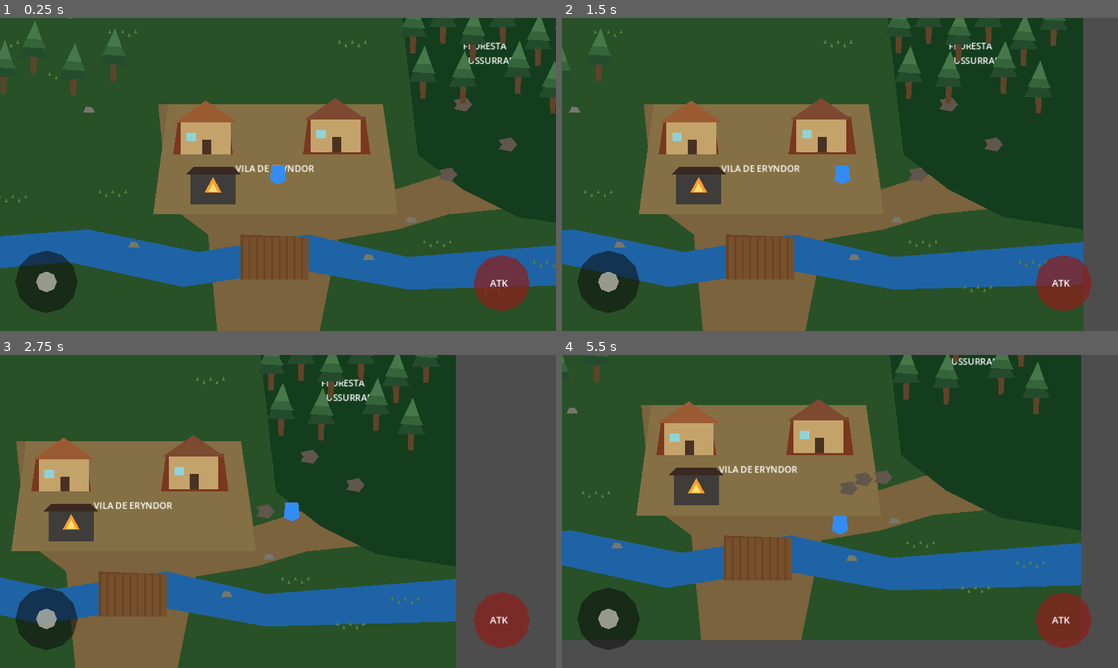
Above: before the commit, frames 1-4 (two rows, left to right).
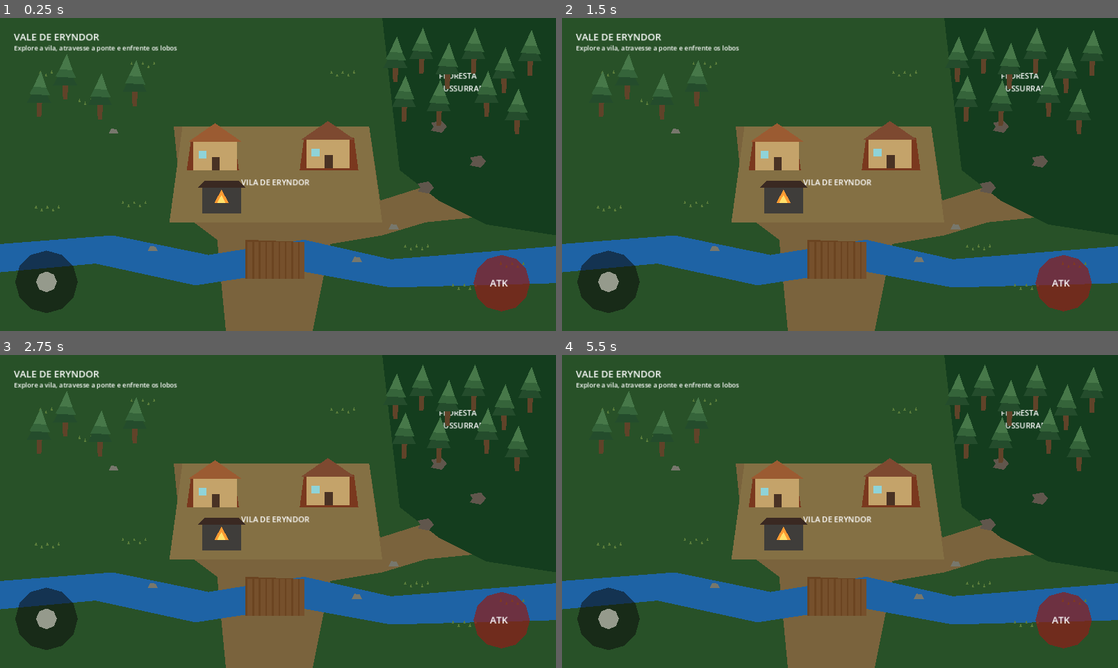
Above: after the commit, the same moments.

Repository: Surgaj/Aervalon
Game: Godot game, scene res://scenes/world/eryndor.tscn
Same seed, same stepped clock (60 frames per second), same inputs: the game is played once before the commit and once after it.
Inputs (mouse positions are in pixels of both pictures, inside the frame that each line leads up to):
- Up to frame 1 (0.25 s): no input
- Up to frame 2 (1.5 s): tap Enter at 0.5 s; move the mouse to (962, 158) at 0.52 s; hold D (move_right) 0.53-1.25 s; tap Space (attack) at 0.6 s; click (962, 158) at 0.67 s; drag from (728, 190) to (873, 174) at 1.27 s
- Up to frame 3 (2.75 s): move the mouse to (333, 442) at 2.02 s; hold D (move_right) from 2.03 s (still down); tap Space (attack) at 2.1 s
- Up to frame 4 (5.5 s): release D (move_right) at 2.75 s; drag from (812, 574) to (673, 464) at 2.77 s; move the mouse to (1006, 558) at 3.52 s; hold A (move_left) 3.53-4.25 s; tap Space (attack) at 3.6, 5.1 s; drag from (673, 464) to (806, 511) at 4.27 s; move the mouse to (867, 511) at 5.02 s; hold S (move_down) from 5.03 s (still down); click (867, 511) at 5.17 s

The runs differ from the first frame. In frame 1, 17% of the frame differs, in the area x 0-100%, y 0-100%; in frame 2, 36%; in frame 3, 54%; in frame 4, 56%.

Commit message:
art: replace player placeholder with adventurer

Diff:
--- a/scenes/actors/player.tscn
+++ b/scenes/actors/player.tscn
@@ -1,11 +1,9 @@
 [gd_scene load_steps=4 format=3]
 
 [ext_resource path="res://scripts/player.gd" type="Script" id="1"]
-
 [sub_resource type="CapsuleShape2D" id="Capsule"]
 radius = 12.0
 height = 30.0
-
 [sub_resource type="CircleShape2D" id="Attack"]
 radius = 34.0
 
@@ -13,22 +11,32 @@
 collision_layer = 2
 collision_mask = 1
 script = ExtResource("1")
-
+[node name="Shadow" type="Polygon2D" parent="."]
+polygon = PackedVector2Array(-16,13,16,13,11,19,-11,19)
+color = Color(0,0,0,0.28)
 [node name="Body" type="Polygon2D" parent="."]
-polygon = PackedVector2Array(-13,-18, 13,-18, 16,12, 0,20, -16,12)
-color = Color(0.2,0.55,0.95,1)
-
+polygon = PackedVector2Array(-10,-9,10,-9,13,14,0,19,-13,14)
+color = Color("#315b91")
+[node name="Cloak" type="Polygon2D" parent="."]
+polygon = PackedVector2Array(-13,-3,13,-3,17,15,0,21,-17,15)
+color = Color("#7c2835")
+[node name="Head" type="Polygon2D" parent="."]
+polygon = PackedVector2Array(-8,-20,8,-20,11,-10,6,-3,-6,-3,-11,-10)
+color = Color("#d9a36f")
+[node name="Hair" type="Polygon2D" parent="."]
+polygon = PackedVector2Array(-10,-21,8,-22,12,-15,5,-17,-1,-13,-10,-14)
+color = Color("#392a24")
+[node name="Sword" type="Polygon2D" parent="."]
+polygon = PackedVector2Array(11,-3,15,-5,25,15,21,17)
+color = Color("#d8e1e4")
 [node name="CollisionShape2D" type="CollisionShape2D" parent="."]
 shape = SubResource("Capsule")
-
 [node name="AttackArea" type="Area2D" parent="."]
 collision_layer = 0
 collision_mask = 4
 monitoring = true
-
 [node name="CollisionShape2D" type="CollisionShape2D" parent="AttackArea"]
 shape = SubResource("Attack")
-
 [node name="Camera2D" type="Camera2D" parent="."]
 position_smoothing_enabled = true
 position_smoothing_speed = 7.0
